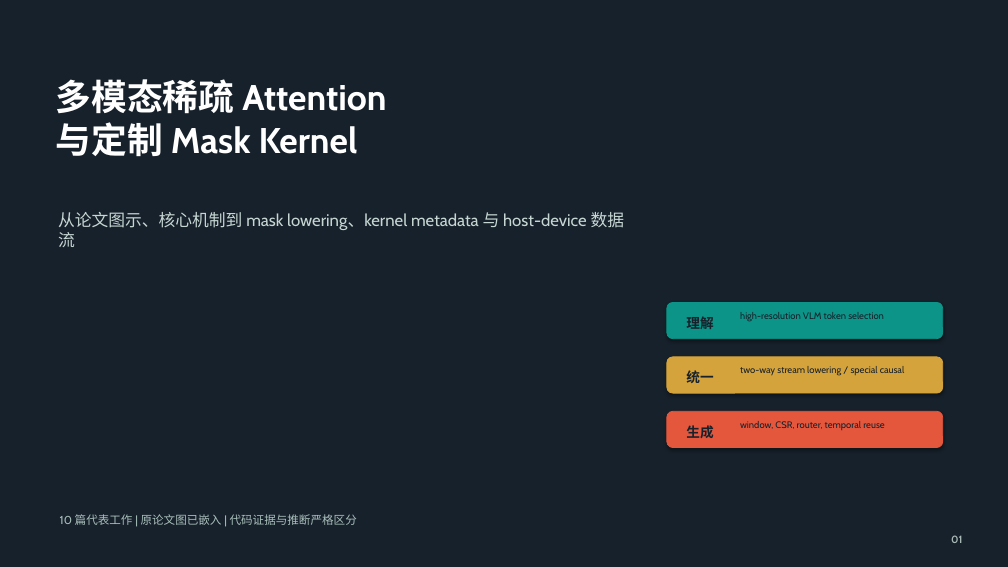
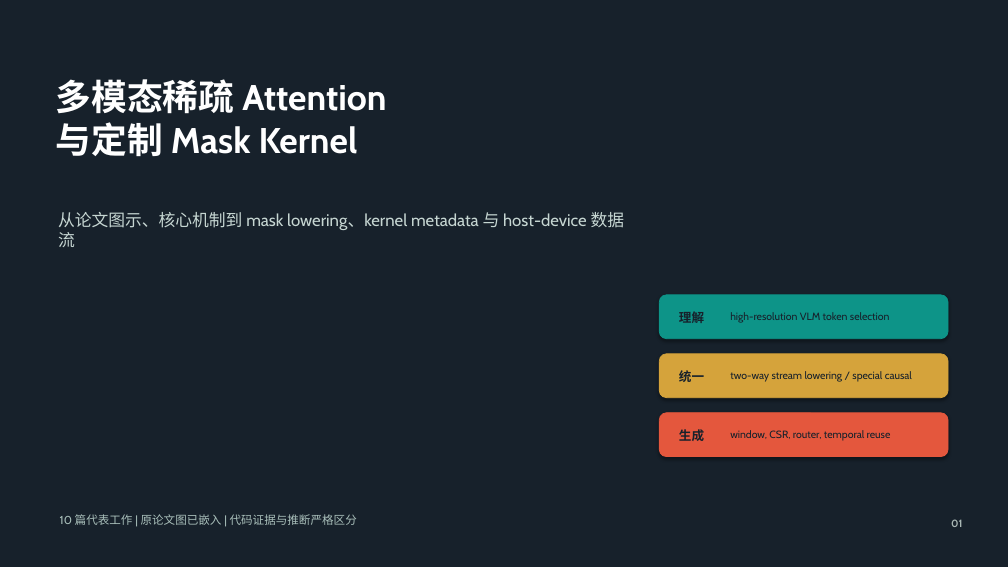
Before and after one commit to ParanoidHW/palimpsest, a slide deck: slide 1 of 01_ai_infra/kernel/custom_attn/supplements/multimodal-custom-attention.pptx. Drawn at 1008x567 pixels with LibreOffice and Linux fonts; fonts in the diff are those of the drawing. Boxes give left, top, right and bottom in pixels: in the first picture for what was removed or moved away, otherwise in the second. Text is boxed around its words. In the diff, an @@ line names an element or a change of style, - is before the commit and + after.

```diff
--- a/01_ai_infra/kernel/custom_attn/supplements/multimodal-custom-attention.pptx
+++ b/01_ai_infra/kernel/custom_attn/supplements/multimodal-custom-attention.pptx
@@ rounded rectangle: place and size @@
-rounded rectangle at [667, 302, 943, 339]
+rounded rectangle at [659, 295, 948, 339]
@@ text "理解": place and size @@
-text "理解" at [686, 317, 713, 329]
+text "理解" at [679, 312, 704, 323]
@@ text "high-resolution VLM token selection": place and size @@
-text "high-resolution VLM token selection" at [740, 312, 884, 321]
+text "high-resolution VLM token selection" at [730, 312, 890, 323]
@@ rounded rectangle: place and size @@
-rounded rectangle at [667, 357, 943, 393]
+rounded rectangle at [659, 354, 948, 398]
@@ text "统一": place and size @@
-text "统一" at [686, 370, 713, 383]
+text "统一" at [679, 370, 704, 382]
@@ text "two-way stream lowering / special ...": place and size @@
-text "two-way stream lowering / special ..." at [740, 366, 904, 376]
+text "two-way stream lowering / special ..." at [730, 371, 912, 382]
@@ rounded rectangle: place and size @@
-rounded rectangle at [667, 411, 943, 448]
+rounded rectangle at [659, 413, 948, 457]
@@ size 13 to 12 pt in 3 elements at [679, 370, 704, 382], [679, 312, 704, 323], [679, 429, 704, 441] @@
@@ text "生成": place and size @@
-text "生成" at [686, 425, 713, 438]
+text "生成" at [679, 429, 704, 441]
@@ size 9 to 10 pt; vertical alignment top to middle in 3 elements at [730, 371, 912, 382], [730, 312, 890, 323], [730, 430, 891, 441] @@
@@ text "window, CSR, router, temporal reuse": place and size @@
-text "window, CSR, router, temporal reuse" at [740, 421, 884, 430]
+text "window, CSR, router, temporal reuse" at [730, 430, 891, 441]
@@ text "01": place and size @@
-text "01" at [951, 535, 962, 543]
+text "01" at [951, 519, 962, 527]
```
Also in this commit, not shown: 17 other slides changed, 7 other files.
